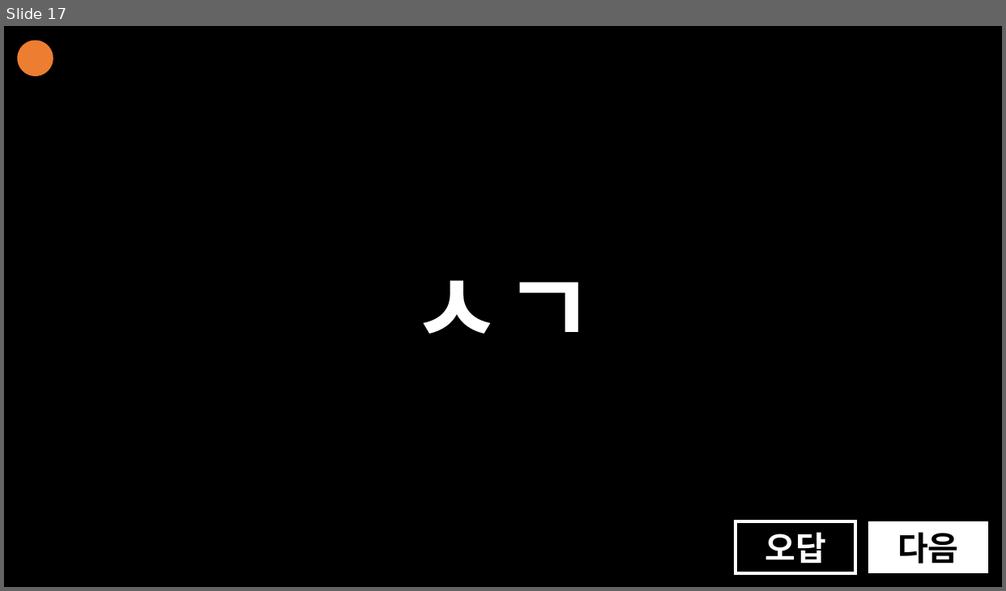
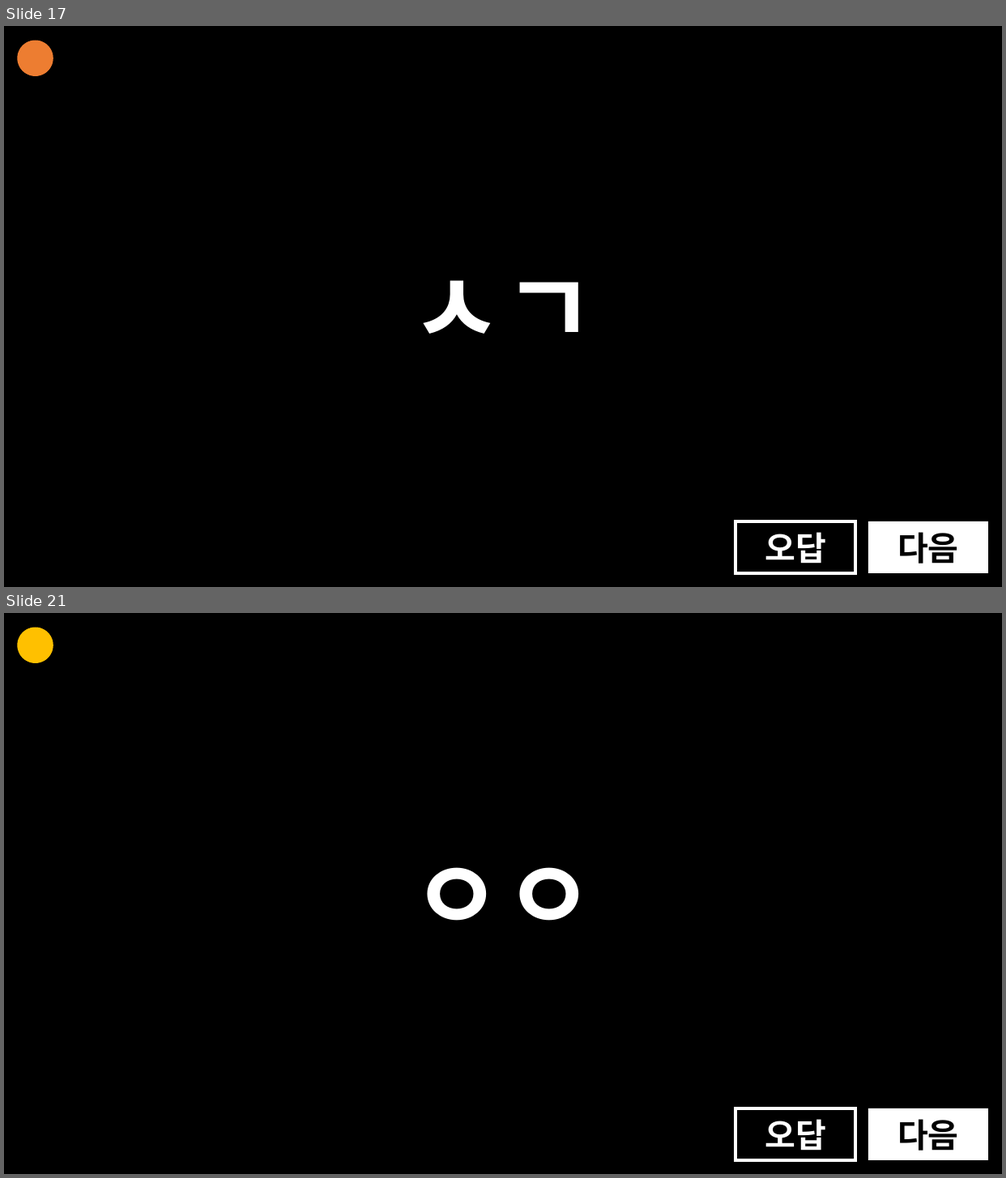
Before and after one commit to mangojun/essay-ppt, a slide deck: ppt/초성 이어 맞추기.pptx. Shown one above the other, each under a label of ours: slide 17 before the commit, slides 17 and 21 after it; the slides between them are not shown. The pictures are 1006x591 and 1006x1178 pixels, drawn with LibreOffice and Linux fonts; fonts in the diff are those of the drawing. Boxes give left, top, right and bottom in pixels: in the first picture for what was removed or moved away, otherwise in the second. Text is boxed around its words. In the diff, an @@ line names an element or a change of style, - is before the commit and + after.

```diff
--- a/ppt/초성 이어 맞추기.pptx
+++ b/ppt/초성 이어 맞추기.pptx
@@ slide 21 added at box(4, 613, 1002, 1174), background #000000 @@
@@ ellipse added at box(18, 628, 53, 663), fill #FFC000 @@
@@ text added at box(411, 867, 595, 921), 96 pt, text #FFFFFF, bold @@
+ㅇㅇ
@@ rectangle added at box(735, 1109, 855, 1161), fill #000000, outline #FFFFFF 3 pt, 32 pt, text #FFFFFF, bold @@
+오답
@@ rectangle added at box(868, 1109, 988, 1161), fill #FFFFFF, 32 pt, text #000000, bold @@
+다음
```
Also in this commit, not shown: 5 other slides added.
